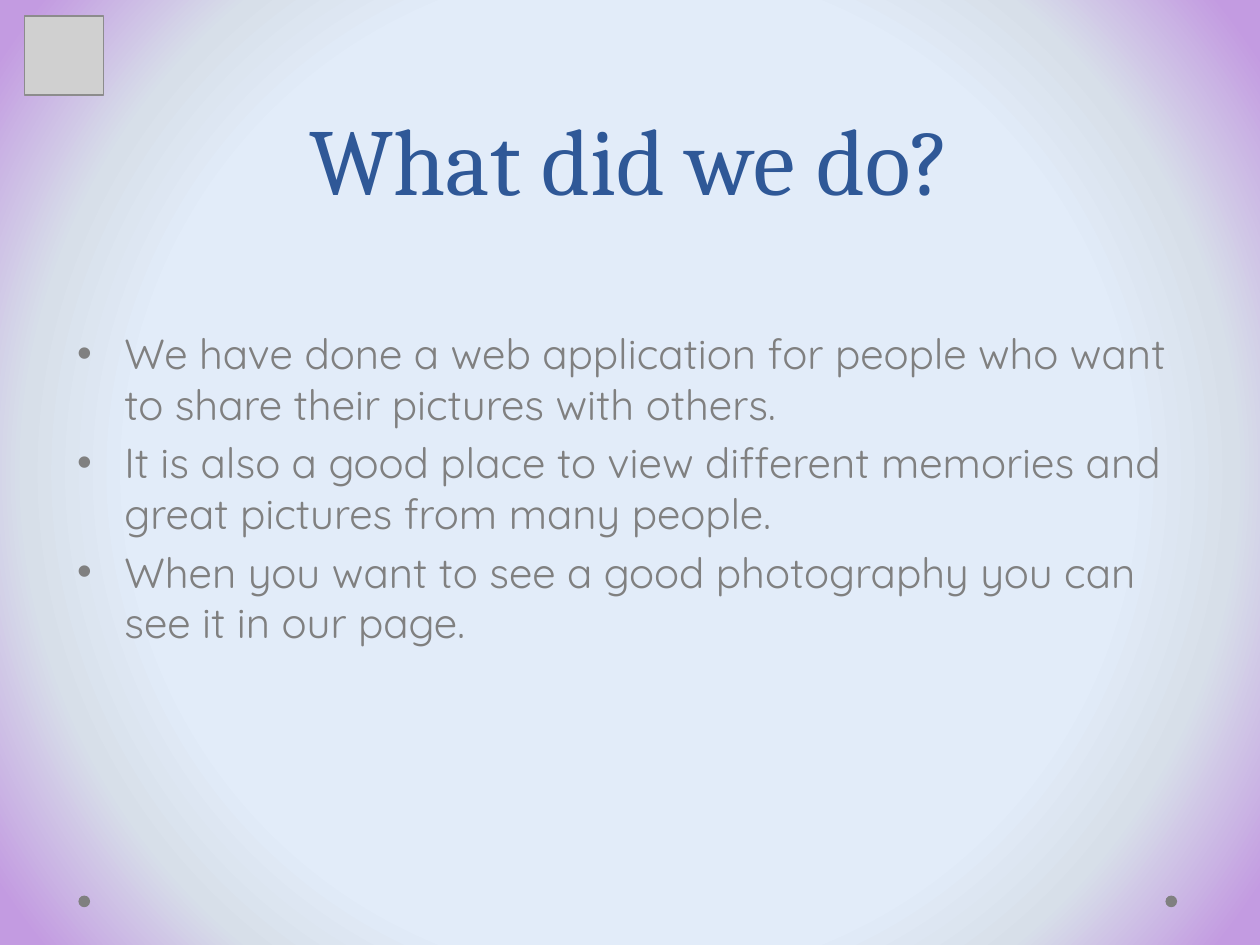
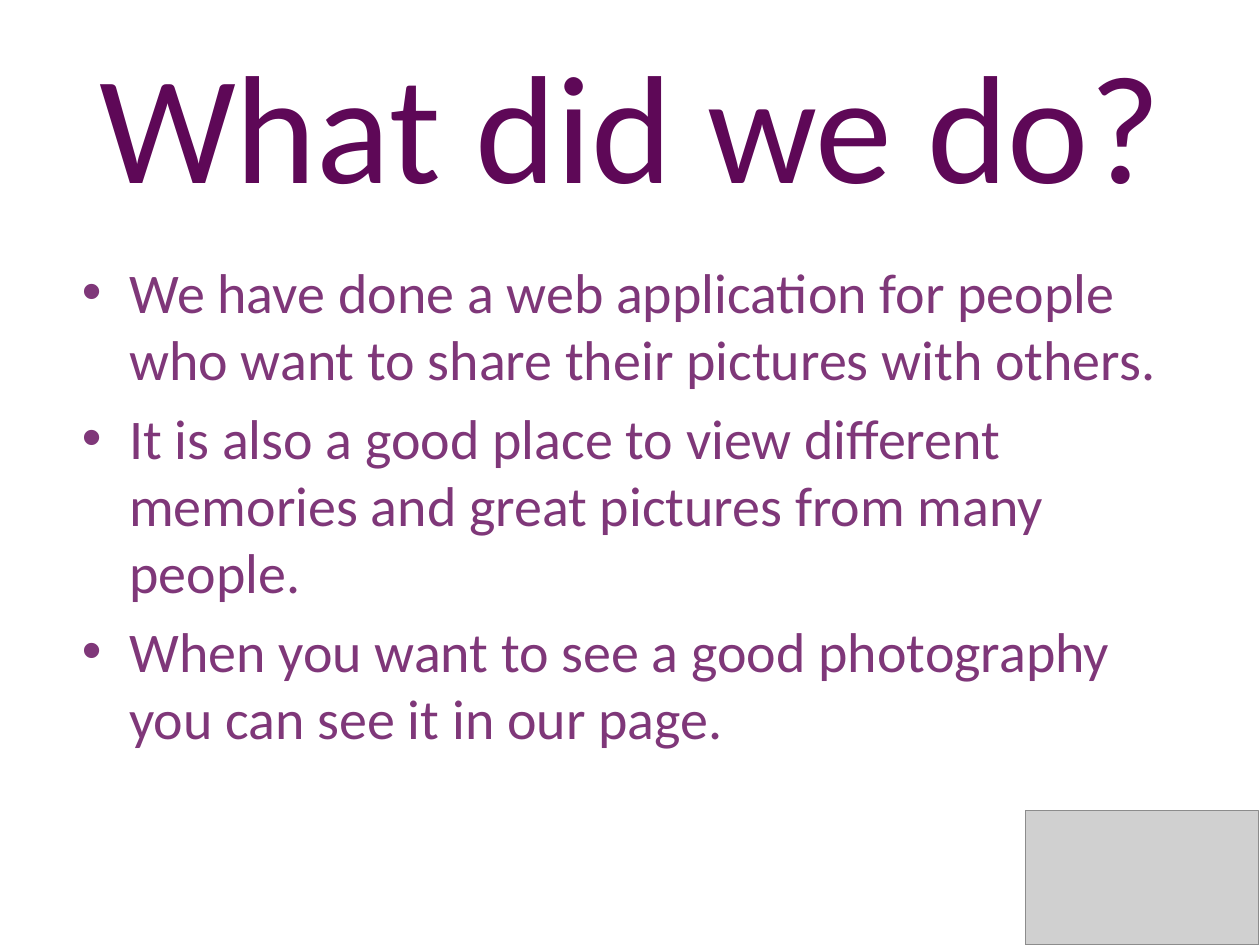
Before and after one commit to beloslava/WIFRepo, a slide deck: slide 3 of Presentation.pptx. Drawn at 1260x945 pixels with LibreOffice and Linux fonts; fonts in the diff are those of the drawing; grey boxes stand for pictures; background and template pictures are left out. Boxes give left, top, right and bottom in pixels: in the first picture for what was removed or moved away, otherwise in the second. Text is boxed around its words. In the diff, an @@ line names an element or a change of style, - is before the commit and + after.

```diff
--- a/Presentation.pptx
+++ b/Presentation.pptx
@@ background gradient #E3EDF9 to #D8E0EB to #C39BE1 to picture (left out) @@
@@ picture removed at (25,16,105,96) @@
@@ title "What did we do?" at (99,76,1160,184): size 54 to 88 pt, font Cambria to Calibri, text colour #2F5897 to #5E0857 @@
@@ text "We have done a web ...": place and size @@
-text "We have done a web ..." at (124,338,1166,647)
+text "We have done a web ..." at (129,274,1155,749)
@@ text "We have done a web ..." at (129,274,1155,749): size 24 to 32 pt, font Quicksand to Calibri, text colour #808080 to #7F3779; more space between paragraphs @@
@@ picture added at (1026,810,1259,945) @@
@@ ellipse removed at (78,896,89,907) @@
@@ ellipse removed at (1166,896,1177,907) @@
```
Also in this commit, not shown: 6 other slides changed.
